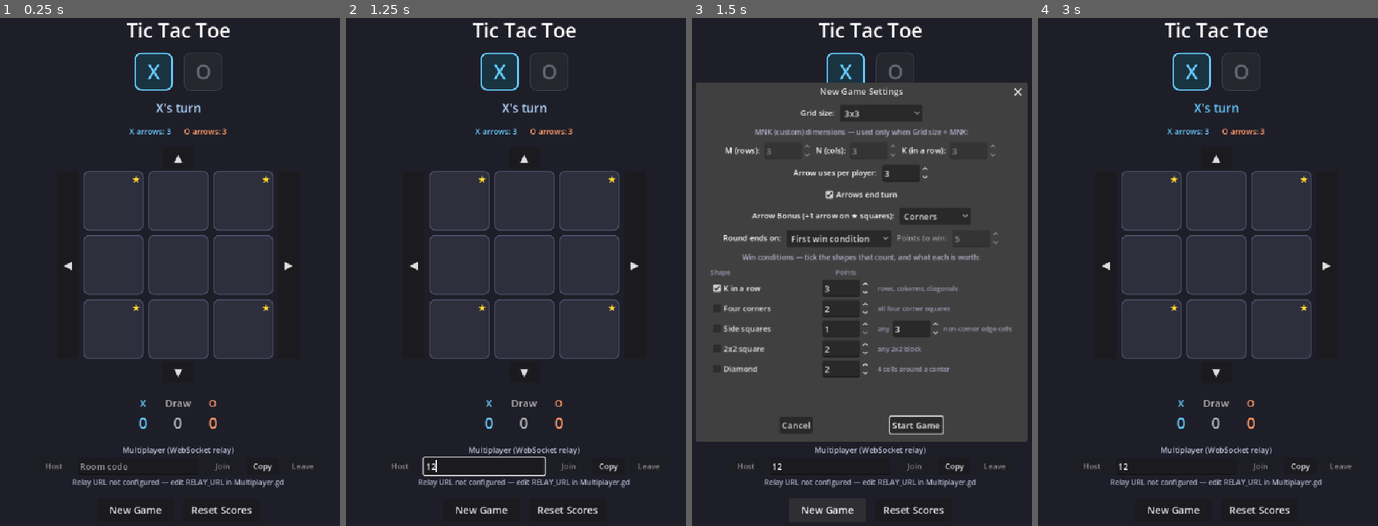
Above: before the commit, frames 1-4 (left to right).
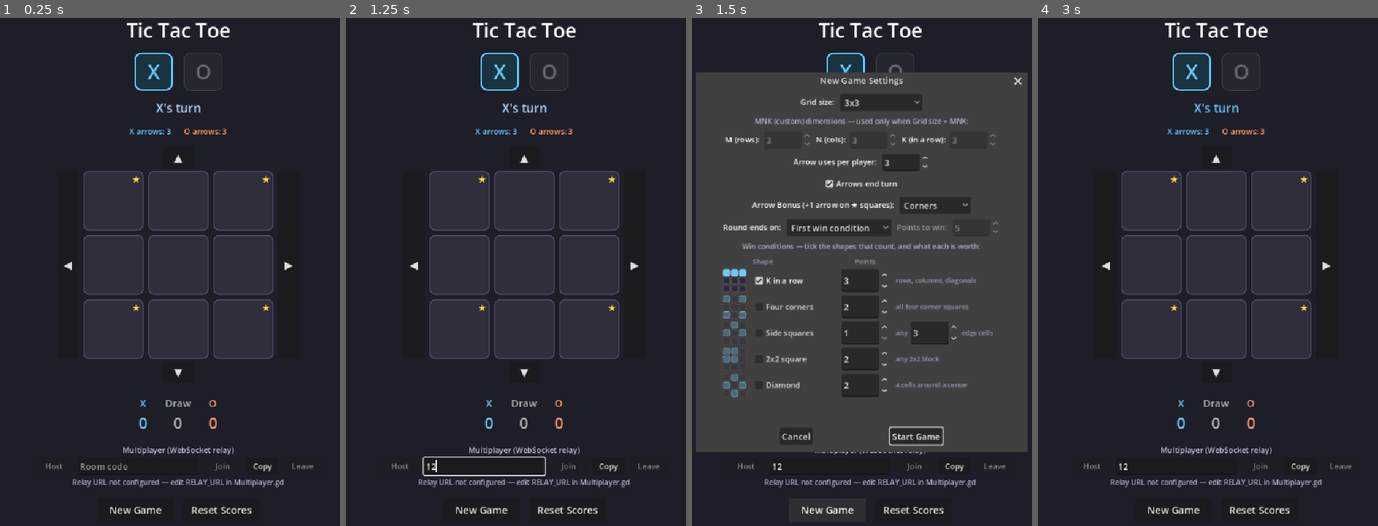
Above: after the commit, the same moments.

Repository: skynab/Tic-Tactical
Game: Godot game, scene res://Main.tscn
Same seed, same stepped clock (60 frames per second), same inputs: the game is played once before the commit and once after it.
Inputs (mouse positions are in pixels of both pictures, inside the frame that each line leads up to):
- Up to frame 1 (0.25 s): no input
- Up to frame 2 (1.25 s): click (485, 465) at 0.52 s; type "12" at 0.6 s
- Up to frame 3 (1.5 s): click "New Game" at 1.25 s
- Up to frame 4 (3 s): click "New Game" at 2 s; click "Start Game" at 2.75 s

Frames 1-2 are identical in both runs. In frame 3, 13% of the frame differs, in the area x 1-99%, y 10-86%; in frame 4, nothing differs.

Commit message:
Info vis added

Diff:
--- a/tictactoe/Main.gd
+++ b/tictactoe/Main.gd
@@ -142,8 +142,20 @@
 var points_target_label: Label
 var pattern_warn_label: Label
 # Per-pattern-kind dialog controls, keyed by GameLogic.KIND_*. Each entry is
-# {"check": CheckBox, "points": SpinBox} plus, for the edges kind, "count".
+# {"check": CheckBox, "points": SpinBox, "icon": PatternIcon} plus, for the
+# edges kind, "count".
 var pattern_controls: Dictionary = {}
+
+# Cells to light up in each win condition's little diagram. All drawn on a 3x3
+# so the shapes sit side by side and compare directly — they illustrate the
+# shape, not the live board size or K value.
+const PATTERN_DIAGRAMS := {
+	GameLogic.KIND_LINE: [0, 1, 2],        # a row (also stands for cols/diagonals)
+	GameLogic.KIND_CORNERS: [0, 2, 6, 8],  # the four corners
+	GameLogic.KIND_EDGES: [1, 3, 5],       # three of the four side squares
+	GameLogic.KIND_SQUARE: [0, 1, 3, 4],   # a 2x2 block
+	GameLogic.KIND_DIAMOND: [1, 3, 5, 7],  # the four cells around the center
+}
 var mnk_row: HBoxContainer
 var mnk_m_spin: SpinBox
 var mnk_n_spin: SpinBox
@@ -259,25 +271,33 @@
 		GameLogic.KIND_LINE: {
 			"check": grid.get_node("LineCheck"),
 			"points": grid.get_node("LinePointsSpin"),
+			"icon": grid.get_node("LineIcon"),
 		},
 		GameLogic.KIND_CORNERS: {
 			"check": grid.get_node("CornersCheck"),
 			"points": grid.get_node("CornersPointsSpin"),
+			"icon": grid.get_node("CornersIcon"),
 		},
 		GameLogic.KIND_EDGES: {
 			"check": grid.get_node("EdgesCheck"),
 			"points": grid.get_node("EdgesPointsSpin"),
 			"count": grid.get_node("EdgesExtra/EdgeCountSpin"),
+			"icon": grid.get_node("EdgesIcon"),
 		},
 		GameLogic.KIND_SQUARE: {
 			"check": grid.get_node("SquareCheck"),
 			"points": grid.get_node("SquarePointsSpin"),
+			"icon": grid.get_node("SquareIcon"),
 		},
 		GameLogic.KIND_DIAMOND: {
 			"check": grid.get_node("DiamondCheck"),
 			"points": grid.get_node("DiamondPointsSpin"),
+			"icon": grid.get_node("DiamondIcon"),
 		},
 	}
+	# Draw each condition's diagram once; the cells never change afterwards.
+	for kind in pattern_controls:
+		pattern_controls[kind]["icon"].setup(3, 3, PATTERN_DIAGRAMS.get(kind, []))
 	# Re-validate the dialog live so the warning line reacts as the user ticks
 	# boxes, rather than only once they press Start Game.
 	for kind in pattern_controls:
@@ -885,6 +905,12 @@
 		points_target_label.modulate = Color(1, 1, 1, 1.0 if points_active else 0.45)
 	if pattern_warn_label != null:
 		pattern_warn_label.text = _win_rule_warning()
+	# Fade the diagram of any condition that isn't in play, so which shapes
+	# actually count is readable from the diagrams alone.
+	for kind in pattern_controls:
+		var controls: Dictionary = pattern_controls[kind]
+		var on: bool = bool(controls["check"].button_pressed)
+		controls["icon"].modulate = Color(1, 1, 1, 1.0 if on else 0.3)
 
 # True while this instance is a connected non-host, in which case the host
 # owns every rule setting and our copies of those controls are read-only.
--- a/tictactoe/Main.tscn
+++ b/tictactoe/Main.tscn
@@ -1,7 +1,8 @@
-[gd_scene load_steps=3 format=3 uid="uid://main"]
+[gd_scene load_steps=4 format=3 uid="uid://main"]
 
 [ext_resource type="Script" path="res://Main.gd" id="1"]
 [ext_resource type="Script" path="res://Cell.gd" id="2"]
+[ext_resource type="Script" path="res://PatternIcon.gd" id="3"]
 
 [node name="Main" type="Control"]
 layout_mode = 3
@@ -317,7 +318,7 @@
 
 [node name="ConfigDialog" type="ConfirmationDialog" parent="."]
 title = "New Game Settings"
-size = Vector2i(620, 620)
+size = Vector2i(620, 660)
 ok_button_text = "Start Game"
 cancel_button_text = "Cancel"
 
@@ -475,13 +476,20 @@
 [node name="PatternGrid" type="GridContainer" parent="ConfigDialog/ConfigBox"]
 layout_mode = 2
 size_flags_horizontal = 4
-columns = 3
-theme_override_constants/h_separation = 14
+columns = 4
+theme_override_constants/h_separation = 12
 theme_override_constants/v_separation = 6
 
+[node name="HeaderIcon" type="Label" parent="ConfigDialog/ConfigBox/PatternGrid"]
+layout_mode = 2
+custom_minimum_size = Vector2(42, 0)
+text = ""
+theme_override_font_sizes/font_size = 12
+theme_override_colors/font_color = Color(0.6, 0.6, 0.7, 1)
+
 [node name="HeaderShape" type="Label" parent="ConfigDialog/ConfigBox/PatternGrid"]
 layout_mode = 2
-custom_minimum_size = Vector2(190, 0)
+custom_minimum_size = Vector2(150, 0)
 text = "Shape"
 theme_override_font_sizes/font_size = 12
 theme_override_colors/font_color = Color(0.6, 0.6, 0.7, 1)
@@ -496,10 +504,15 @@
 
 [node name="HeaderExtra" type="Label" parent="ConfigDialog/ConfigBox/PatternGrid"]
 layout_mode = 2
-custom_minimum_size = Vector2(200, 0)
+custom_minimum_size = Vector2(190, 0)
 text = ""
 theme_override_font_sizes/font_size = 12
 theme_override_colors/font_color = Color(0.6, 0.6, 0.7, 1)
+
+[node name="LineIcon" type="Control" parent="ConfigDialog/ConfigBox/PatternGrid"]
+layout_mode = 2
+custom_minimum_size = Vector2(42, 42)
+script = ExtResource("3")
 
 [node name="LineCheck" type="CheckBox" parent="ConfigDialog/ConfigBox/PatternGrid"]
 layout_mode = 2
@@ -521,6 +534,11 @@
 theme_override_font_sizes/font_size = 12
 theme_override_colors/font_color = Color(0.6, 0.6, 0.7, 1)
 
+[node name="CornersIcon" type="Control" parent="ConfigDialog/ConfigBox/PatternGrid"]
+layout_mode = 2
+custom_minimum_size = Vector2(42, 42)
+script = ExtResource("3")
+
 [node name="CornersCheck" type="CheckBox" parent="ConfigDialog/ConfigBox/PatternGrid"]
 layout_mode = 2
 text = "Four corners"
@@ -540,6 +558,11 @@
 theme_override_font_sizes/font_size = 12
 theme_override_colors/font_color = Color(0.6, 0.6, 0.7, 1)
 
+[node name="EdgesIcon" type="Control" parent="ConfigDialog/ConfigBox/PatternGrid"]
+layout_mode = 2
+custom_minimum_size = Vector2(42, 42)
+script = ExtResource("3")
+
 [node name="EdgesCheck" type="CheckBox" parent="ConfigDialog/ConfigBox/PatternGrid"]
 layout_mode = 2
 text = "Side squares"
@@ -573,9 +596,14 @@
 
 [node name="EdgeCountSuffix" type="Label" parent="ConfigDialog/ConfigBox/PatternGrid/EdgesExtra"]
 layout_mode = 2
-text = "non-corner edge cells"
-theme_override_font_sizes/font_size = 12
-theme_override_colors/font_color = Color(0.6, 0.6, 0.7, 1)
+text = "edge cells"
+theme_override_font_sizes/font_size = 12
+theme_override_colors/font_color = Color(0.6, 0.6, 0.7, 1)
+
+[node name="SquareIcon" type="Control" parent="ConfigDialog/ConfigBox/PatternGrid"]
+layout_mode = 2
+custom_minimum_size = Vector2(42, 42)
+script = ExtResource("3")
 
 [node name="SquareCheck" type="CheckBox" parent="ConfigDialog/ConfigBox/PatternGrid"]
 layout_mode = 2
@@ -596,6 +624,11 @@
 theme_override_font_sizes/font_size = 12
 theme_override_colors/font_color = Color(0.6, 0.6, 0.7, 1)
 
+[node name="DiamondIcon" type="Control" parent="ConfigDialog/ConfigBox/PatternGrid"]
+layout_mode = 2
+custom_minimum_size = Vector2(42, 42)
+script = ExtResource("3")
+
 [node name="DiamondCheck" type="CheckBox" parent="ConfigDialog/ConfigBox/PatternGrid"]
 layout_mode = 2
 text = "Diamond"
@@ -615,6 +648,7 @@
 theme_override_font_sizes/font_size = 12
 theme_override_colors/font_color = Color(0.6, 0.6, 0.7, 1)
 
+
 [node name="PatternWarnRow" type="HBoxContainer" parent="ConfigDialog/ConfigBox"]
 layout_mode = 2
 alignment = 1
--- /dev/null
+++ b/tictactoe/PatternIcon.gd
@@ -0,0 +1,79 @@
+extends Control
+
+# A small diagram of one win condition: a miniature board with the cells the
+# shape needs drawn as solid marks and the rest as empty outlines. One sits
+# beside each checkbox in the New Game dialog's win-condition list so the
+# shapes are recognizable at a glance instead of having to be read.
+#
+# Everything is drawn in _draw() rather than assembled from child nodes, so
+# each diagram is a single cheap Control. Configured from Main.gd via setup().
+#
+# The diagrams are illustrative, not a render of the live rules: every one is
+# drawn on a 3x3 so they sit side by side and compare directly, whatever board
+# size or K value the game is actually set to.
+
+# Diagram dimensions (not the game board's).
+var cols: int = 3
+var rows: int = 3
+# Cell indices, row-major into cols x rows, drawn as filled marks.
+var filled: Array = []
+
+# Filled cells use the X player's blue so the diagrams read as "pieces".
+const COLOR_FILL := Color(0.4, 0.8, 1.0)
+const COLOR_FILL_BORDER := Color(0.65, 0.9, 1.0)
+const COLOR_EMPTY := Color(0.16, 0.16, 0.21)
+const COLOR_EMPTY_BORDER := Color(0.34, 0.34, 0.42)
+
+# Gap between cells, in pixels.
+const CELL_GAP := 2.0
+
+func setup(p_cols: int, p_rows: int, p_filled: Array) -> void:
+	cols = maxi(1, p_cols)
+	rows = maxi(1, p_rows)
+	filled = p_filled.duplicate()
+	queue_redraw()
+
+func _draw() -> void:
+	# Square cells, as large as fit, centered in whatever space the grid gives
+	# us — so the diagram stays square even in a wider cell.
+	var cell := minf(
+		(size.x - CELL_GAP * float(cols - 1)) / float(cols),
+		(size.y - CELL_GAP * float(rows - 1)) / float(rows))
+	if cell <= 0.0:
+		return
+	var used := Vector2(
+		cell * float(cols) + CELL_GAP * float(cols - 1),
+		cell * float(rows) + CELL_GAP * float(rows - 1))
+	var origin := (size - used) * 0.5
+
+	var is_filled: Dictionary = {}
+	for idx in filled:
+		is_filled[int(idx)] = true
+
+	# Build the two styles once rather than per cell.
+	var style_on := _cell_style(true, cell)
+	var style_off := _cell_style(false, cell)
+
+	for r in range(rows):
+		for c in range(cols):
+			var rect := Rect2(
+				origin + Vector2(float(c) * (cell + CELL_GAP), float(r) * (cell + CELL_GAP)),
+				Vector2(cell, cell))
+			draw_style_box(style_on if is_filled.has(r * cols + c) else style_off, rect)
+
+# StyleBoxFlat is used rather than draw_rect because it gives rounded corners,
+# matching the rounded board cells in Cell.gd.
+func _cell_style(on: bool, cell: float) -> StyleBoxFlat:
+	var style := StyleBoxFlat.new()
+	style.bg_color = COLOR_FILL if on else COLOR_EMPTY
+	style.border_color = COLOR_FILL_BORDER if on else COLOR_EMPTY_BORDER
+	style.border_width_left = 1
+	style.border_width_right = 1
+	style.border_width_top = 1
+	style.border_width_bottom = 1
+	var radius := int(maxf(2.0, cell * 0.22))
+	style.corner_radius_top_left = radius
+	style.corner_radius_top_right = radius
+	style.corner_radius_bottom_left = radius
+	style.corner_radius_bottom_right = radius
+	return style
--- a/tictactoe/tests/test_main_scene.gd
+++ b/tictactoe/tests/test_main_scene.gd
@@ -33,6 +33,8 @@
 	test_layout_fits_the_design_viewport(root)
 	test_stretch_settings_scale_the_ui(root)
 	test_clamped_window_size(root)
+	test_win_condition_diagrams(root)
+	test_diagrams_dim_when_condition_is_off(root)
 	return failures
 
 # ---------------------------------------------------------------------------
@@ -298,6 +300,10 @@
 func test_config_dialog_fits_its_contents(root: Window) -> void:
 	var main := _make_main(root)
 	var dialog: Window = main.config_dialog
+	# Measure it as the user sees it. popup_centered grows the window to its
+	# contents minimum, so checking beforehand would test the scene's stored
+	# size rather than the size actually shown.
+	dialog.popup_centered()
 	var needed: Vector2 = dialog.get_contents_minimum_size()
 	_expect_true(float(dialog.size.x) >= needed.x,
 		"config dialog is %dpx wide but needs %d" % [dialog.size.x, int(needed.x)])
@@ -379,6 +385,52 @@
 	# nothing — better to overflow than to be unusable.
 	var tiny: Vector2i = main.clamped_window_size(desired, Vector2i(320, 200), decorations, margin)
 	_expect_eq(tiny, main.MIN_WINDOW_SIZE, "a tiny screen should floor at the minimum size")
+	_free_main(root, main)
+
+# ---------------------------------------------------------------------------
+# Win-condition diagrams
+# ---------------------------------------------------------------------------
+
+# Every condition gets a diagram, each drawing a different shape. A diagram
+# that silently ends up blank or duplicated is the kind of thing that looks
+# fine in code and wrong on screen, so check the actual cell sets.
+func test_win_condition_diagrams(root: Window) -> void:
+	var main := _make_main(root)
+	var seen: Dictionary = {}
+	for kind in main.pattern_controls:
+		var icon: Variant = main.pattern_controls[kind].get("icon", null)
+		_expect_true(icon != null, "%s has no diagram" % kind)
+		if icon == null:
+			continue
+		var cells: Array = icon.filled
+		_expect_true(cells.size() >= 3, "%s diagram should mark at least 3 cells" % kind)
+		# Every cell has to be on the 3x3 the diagram draws.
+		for idx in cells:
+			_expect_true(int(idx) >= 0 and int(idx) < 9,
+				"%s diagram cell %s is off the 3x3" % [kind, str(idx)])
+		var signature := "%s" % [cells]
+		_expect_false(seen.has(signature),
+			"%s draws the same shape as %s" % [kind, str(seen.get(signature, ""))])
+		seen[signature] = kind
+	_expect_eq(seen.size(), 5, "all five conditions should draw a distinct shape")
+	_free_main(root, main)
+
+# An unticked condition's diagram is faded, so the grid can be read at a
+# glance without checking each box.
+func test_diagrams_dim_when_condition_is_off(root: Window) -> void:
+	var main := _make_main(root)
+	_configure(main, main.WinMode.FIRST, 5, {
+		"line": {"enabled": true, "points": 3},
+		"corners": {"enabled": false, "points": 2},
+	})
+	var lit: Control = main.pattern_controls[GameLogic.KIND_LINE]["icon"]
+	var dim: Control = main.pattern_controls[GameLogic.KIND_CORNERS]["icon"]
+	_expect_eq(lit.modulate.a, 1.0, "an enabled condition's diagram should be fully opaque")
+	_expect_true(dim.modulate.a < 1.0, "a disabled condition's diagram should be faded")
+
+	# Ticking it live brightens it without needing to start a game.
+	main.pattern_controls[GameLogic.KIND_CORNERS]["check"].button_pressed = true
+	_expect_eq(dim.modulate.a, 1.0, "ticking a condition should brighten its diagram")
 	_free_main(root, main)
 
 # The design resolution the layout is built against, from project.godot.
Not shown, added: tictactoe/PatternIcon.gd.uid
Not shown, changed: README.md
